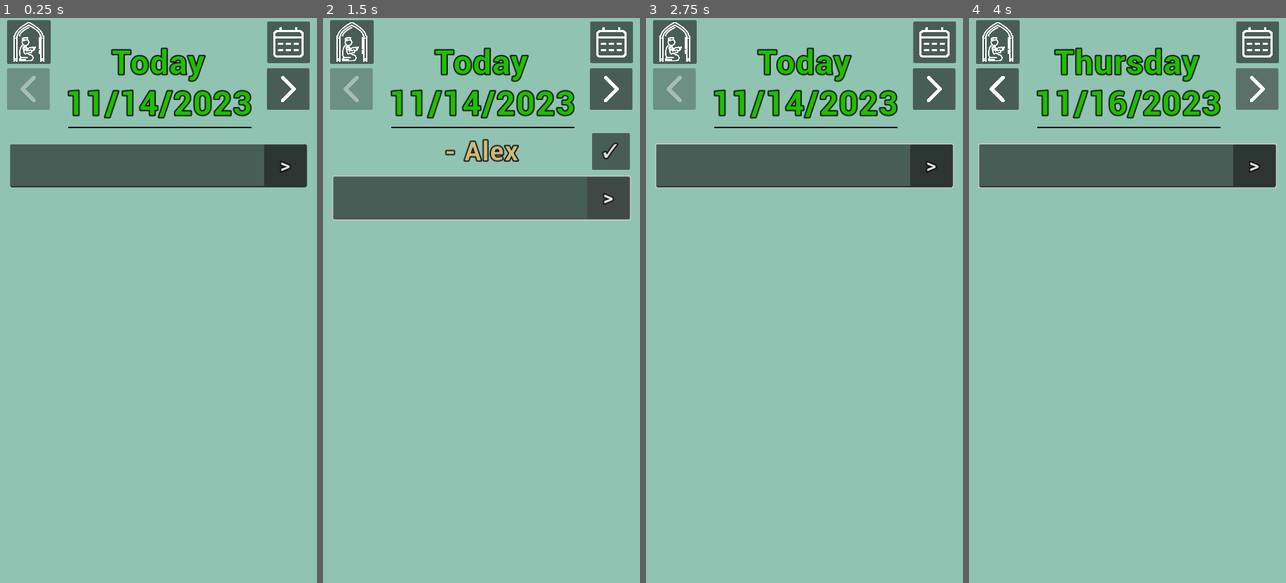
Above: before the commit, frames 1-4 (left to right).
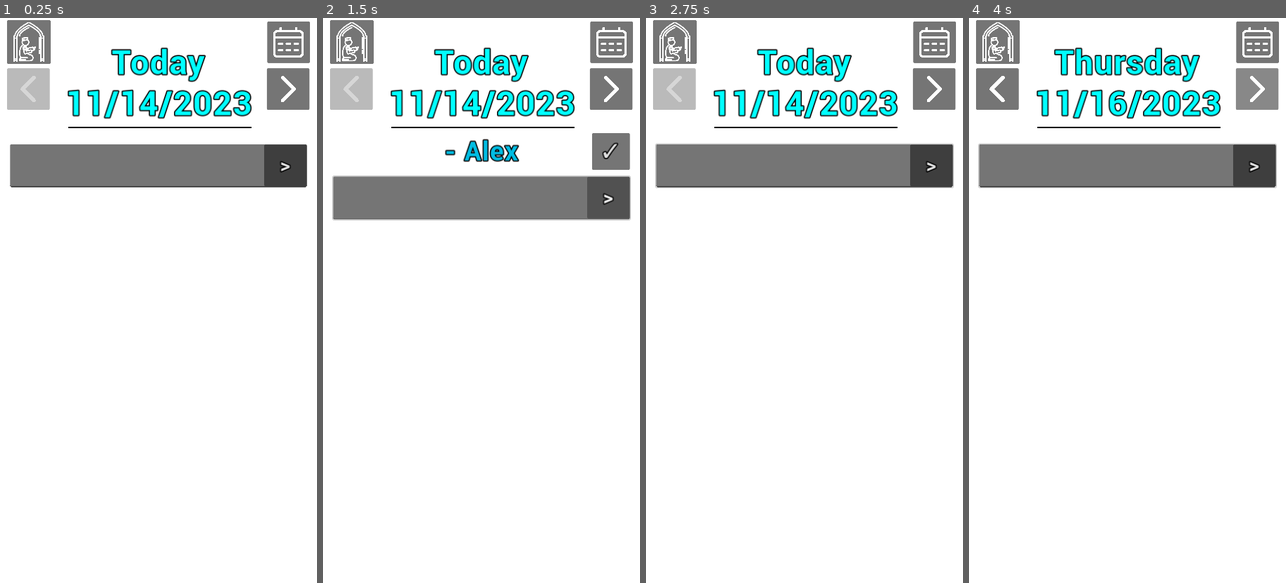
Above: after the commit, the same moments.

Repository: zcodr/TimeKeeper
Game: Godot game, scene res://Scenes/Main.tscn
Two runs of this game, one before a commit and one after it. Both use one fixed random seed, a clock stepped at 60 frames per second and the inputs below.
Inputs (mouse positions are in pixels of both pictures, inside the frame that each line leads up to):
- Up to frame 1 (0.25 s): no input
- Up to frame 2 (1.5 s): click (481, 164) at 0.52 s; type "Alex" at 0.6 s; click ">" at 1.25 s
- Up to frame 3 (2.75 s): click "✓" at 2 s
- Up to frame 4 (4 s): click (1257, 91) at 2.75 s; click (1257, 91) at 3.5 s

The runs differ from the first frame. In frame 1, 98% of the frame differs, in the area x 0-100%, y 0-100%; in frame 2, 98%; in frame 3, 98%; in frame 4, 98%.
Error in both runs: Invalid access to property or key 'lat' on a base object of type 'Nil'. (res://Scripts/Main.gd:69)

Commit message:
Mac

Diff:
--- a/Scenes/Main.tscn
+++ b/Scenes/Main.tscn
@@ -15,7 +15,7 @@
 thickness = 3
 
 [sub_resource type="StyleBoxFlat" id="StyleBoxFlat_k6gsd"]
-bg_color = Color(0.568627, 0.764706, 0.701961, 1)
+bg_color = Color(1, 1, 1, 1)
 
 [sub_resource type="FontVariation" id="FontVariation_qmmac"]
 base_font = ExtResource("1_0cutj")
@@ -45,7 +45,6 @@
 anchor_bottom = 1.0
 grow_horizontal = 2
 grow_vertical = 2
-color = Color(0.567176, 0.763721, 0.703398, 1)
 
 [node name="UI" type="Control" parent="CanvasLayer"]
 layout_mode = 3
@@ -65,7 +64,8 @@
 offset_right = 312.5
 offset_bottom = 157.0
 grow_horizontal = 2
-theme_override_colors/font_color = Color(0.134631, 0.740328, 3.89976e-07, 1)
+scale = Vector2(1, 1.00165)
+theme_override_colors/font_color = Color(0, 1, 1, 1)
 theme_override_colors/font_outline_color = Color(0, 0, 0, 1)
 theme_override_constants/outline_size = 10
 theme_override_fonts/font = SubResource("FontVariation_pmqn7")
@@ -271,7 +271,7 @@
 offset_right = 312.5
 offset_bottom = 156.0
 grow_horizontal = 2
-theme_override_colors/font_color = Color(0.134631, 0.740328, 3.89976e-07, 1)
+theme_override_colors/font_color = Color(0, 0.741233, 0.890987, 1)
 theme_override_colors/font_outline_color = Color(0, 0, 0, 1)
 theme_override_constants/outline_size = 10
 theme_override_fonts/font = SubResource("FontVariation_pmqn7")
@@ -290,7 +290,7 @@
 offset_right = 312.5
 offset_bottom = 250.0
 grow_horizontal = 2
-theme_override_colors/font_color = Color(0.134631, 0.740328, 3.89976e-07, 1)
+theme_override_colors/font_color = Color(0, 0.741233, 0.890987, 1)
 theme_override_colors/font_outline_color = Color(0, 0, 0, 1)
 theme_override_constants/outline_size = 10
 theme_override_fonts/font = SubResource("FontVariation_pmqn7")
@@ -375,7 +375,7 @@
 
 [node name="Current" type="Label" parent="CanvasLayer/UI/PrayerPanel/VBoxContainer"]
 layout_mode = 2
-theme_override_colors/font_color = Color(0.134631, 0.740328, 3.89976e-07, 1)
+theme_override_colors/font_color = Color(0, 0.741233, 0.890987, 1)
 theme_override_colors/font_outline_color = Color(0, 0, 0, 1)
 theme_override_constants/outline_size = 10
 theme_override_fonts/font = SubResource("FontVariation_pmqn7")
@@ -386,7 +386,7 @@
 
 [node name="Next" type="Label" parent="CanvasLayer/UI/PrayerPanel/VBoxContainer"]
 layout_mode = 2
-theme_override_colors/font_color = Color(0.134631, 0.740328, 3.89976e-07, 1)
+theme_override_colors/font_color = Color(0, 0.741233, 0.890987, 1)
 theme_override_colors/font_outline_color = Color(0, 0, 0, 1)
 theme_override_constants/outline_size = 10
 theme_override_fonts/font = SubResource("FontVariation_pmqn7")
@@ -414,7 +414,7 @@
 
 [node name="Fajr" type="Label" parent="CanvasLayer/UI/PrayerPanel/HBoxContainer"]
 layout_mode = 2
-theme_override_colors/font_color = Color(0.134631, 0.740328, 3.89976e-07, 1)
+theme_override_colors/font_color = Color(0, 0.741233, 0.890987, 1)
 theme_override_colors/font_outline_color = Color(0, 0, 0, 1)
 theme_override_constants/outline_size = 10
 theme_override_fonts/font = SubResource("FontVariation_pmqn7")
@@ -425,7 +425,7 @@
 
 [node name="Sunrise" type="Label" parent="CanvasLayer/UI/PrayerPanel/HBoxContainer"]
 layout_mode = 2
-theme_override_colors/font_color = Color(0.134631, 0.740328, 3.89976e-07, 1)
+theme_override_colors/font_color = Color(0, 0.741233, 0.890987, 1)
 theme_override_colors/font_outline_color = Color(0, 0, 0, 1)
 theme_override_constants/outline_size = 10
 theme_override_fonts/font = SubResource("FontVariation_pmqn7")
@@ -436,7 +436,7 @@
 
 [node name="Dhuhr" type="Label" parent="CanvasLayer/UI/PrayerPanel/HBoxContainer"]
 layout_mode = 2
-theme_override_colors/font_color = Color(0.134631, 0.740328, 3.89976e-07, 1)
+theme_override_colors/font_color = Color(0, 0.741233, 0.890987, 1)
 theme_override_colors/font_outline_color = Color(0, 0, 0, 1)
 theme_override_constants/outline_size = 10
 theme_override_fonts/font = SubResource("FontVariation_pmqn7")
@@ -447,7 +447,7 @@
 
 [node name="Asr" type="Label" parent="CanvasLayer/UI/PrayerPanel/HBoxContainer"]
 layout_mode = 2
-theme_override_colors/font_color = Color(0.134631, 0.740328, 3.89976e-07, 1)
+theme_override_colors/font_color = Color(0, 0.741233, 0.890987, 1)
 theme_override_colors/font_outline_color = Color(0, 0, 0, 1)
 theme_override_constants/outline_size = 10
 theme_override_fonts/font = SubResource("FontVariation_pmqn7")
@@ -458,7 +458,7 @@
 
 [node name="Maghrib" type="Label" parent="CanvasLayer/UI/PrayerPanel/HBoxContainer"]
 layout_mode = 2
-theme_override_colors/font_color = Color(0.134631, 0.740328, 3.89976e-07, 1)
+theme_override_colors/font_color = Color(0, 0.741233, 0.890987, 1)
 theme_override_colors/font_outline_color = Color(0, 0, 0, 1)
 theme_override_constants/outline_size = 10
 theme_override_fonts/font = SubResource("FontVariation_pmqn7")
@@ -469,7 +469,7 @@
 
 [node name="Isha" type="Label" parent="CanvasLayer/UI/PrayerPanel/HBoxContainer"]
 layout_mode = 2
-theme_override_colors/font_color = Color(0.134631, 0.740328, 3.89976e-07, 1)
+theme_override_colors/font_color = Color(0, 0.741233, 0.890987, 1)
 theme_override_colors/font_outline_color = Color(0, 0, 0, 1)
 theme_override_constants/outline_size = 10
 theme_override_fonts/font = SubResource("FontVariation_pmqn7")
--- a/Scenes/TaskLabel.tscn
+++ b/Scenes/TaskLabel.tscn
@@ -19,7 +19,7 @@
 offset_right = 337.0
 offset_bottom = 53.0
 grow_horizontal = 2
-theme_override_colors/font_color = Color(0.795387, 0.742578, 0.462503, 1)
+theme_override_colors/font_color = Color(0, 0.741176, 0.890196, 1)
 theme_override_colors/font_outline_color = Color(0, 0, 0, 1)
 theme_override_constants/outline_size = 10
 theme_override_fonts/font = SubResource("FontVariation_6v748")
--- a/Scripts/Global.gd
+++ b/Scripts/Global.gd
@@ -12,24 +12,22 @@
 	return save_dict
 
 func save_app():
-	var save_app = FileAccess.open("user://saveapp.save", FileAccess.WRITE)
+	var lsave_app = FileAccess.open("user://saveapp.save", FileAccess.WRITE)
 
 	var json_string = JSON.stringify(save())
 
-	save_app.store_line(json_string)
+	lsave_app.store_line(json_string)
 
 func load_app():
 	if not FileAccess.file_exists("user://saveapp.save"):
 		return
 
-	var save_app = FileAccess.open("user://saveapp.save", FileAccess.READ)
+	var lsave_app = FileAccess.open("user://saveapp.save", FileAccess.READ)
 
-	var ZESTY = 0
-	while save_app.get_position() < save_app.get_length():
-		var json_string = save_app.get_line()
+	while lsave_app.get_position() < lsave_app.get_length():
+		var json_string = lsave_app.get_line()
 		var json = JSON.new()
-		var parse_result = json.parse(json_string)
+		var _parse_result = json.parse(json_string)
 		var node_data = json.get_data()
 
-		print(node_data)
 		tasks = node_data["tasks"]
